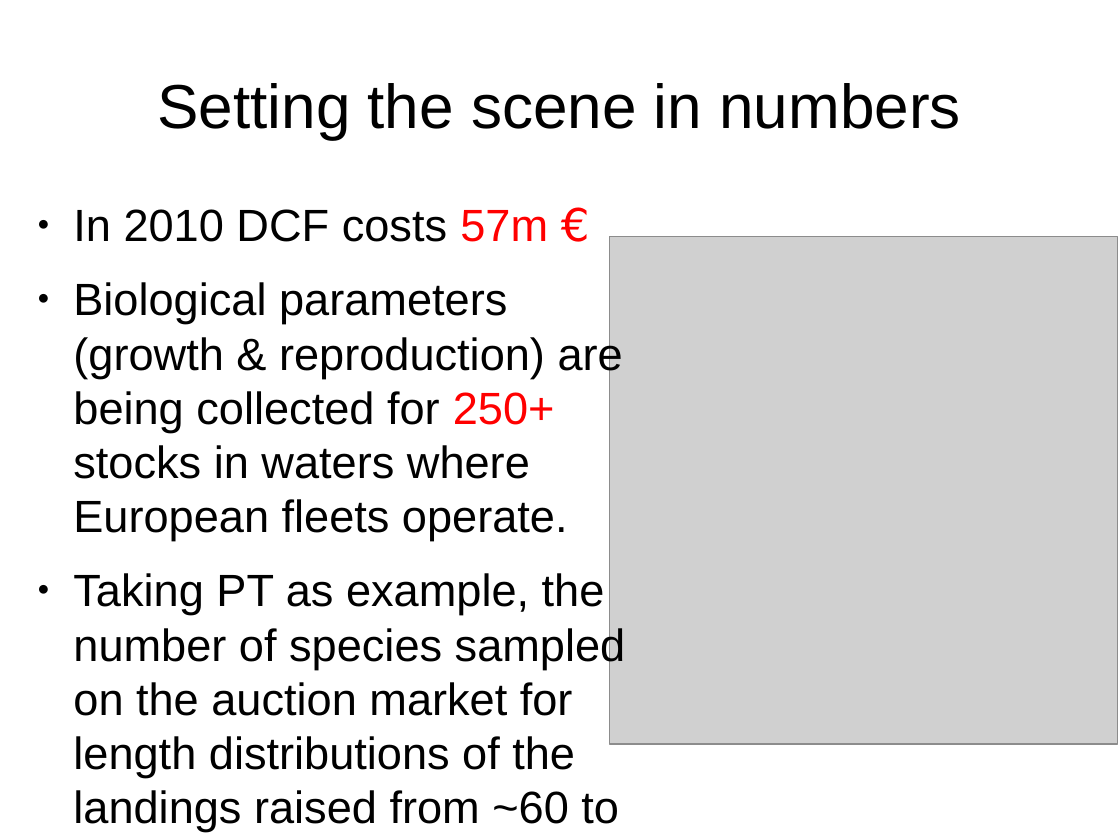
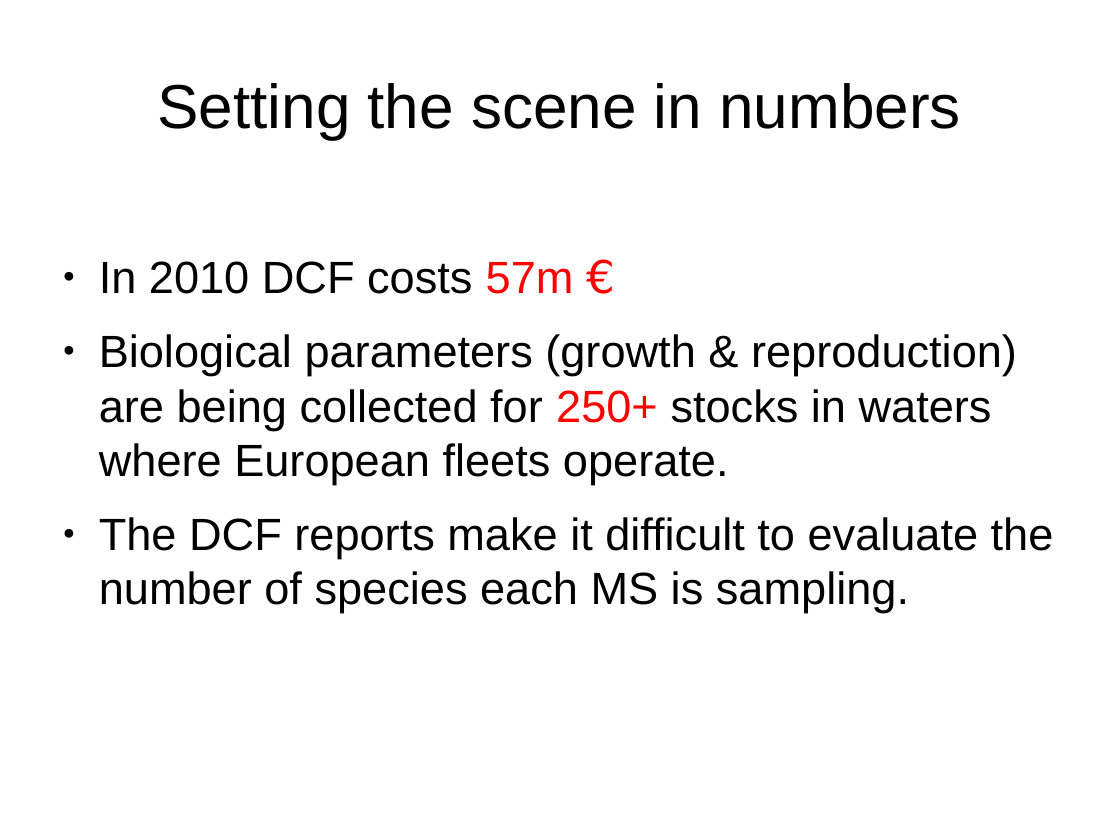
Before and after one commit to drfinlayscott/a4a, a slide deck: slide 3 of meetings/2012-MAREDCFvisit/01-dcfmare@fishreg.odp. Drawn at 1120x840 pixels with LibreOffice and Linux fonts; fonts in the diff are those of the drawing; grey boxes stand for pictures. Boxes give left, top, right and bottom in pixels: in the first picture for what was removed or moved away, otherwise in the second. Text is boxed around its words. In the diff, an @@ line names an element or a change of style, - is before the commit and + after.

```diff
--- a/meetings/2012-MAREDCFvisit/01-dcfmare@fishreg.odp
+++ b/meetings/2012-MAREDCFvisit/01-dcfmare@fishreg.odp
@@ picture removed at (610, 236, 1118, 744) @@
@@ text "In 2010 DCF costs 57m ...": place and size @@
-text "In 2010 DCF costs 57m ..." at (73, 209, 626, 832)
+text "In 2010 DCF costs 57m ..." at (99, 261, 1054, 613)
@@ text at (99, 517, 1054, 613): text changed @@
-● Taking PT as example, the number of species sampled on the auction market for length distributions of the landings raised from ~60 to 200+ in 2009.
+● The DCF reports make it difficult to evaluate the number of species each MS is sampling.
```
Also in this commit, not shown: 6 other slides changed, 1 slide added, 1 other file.
